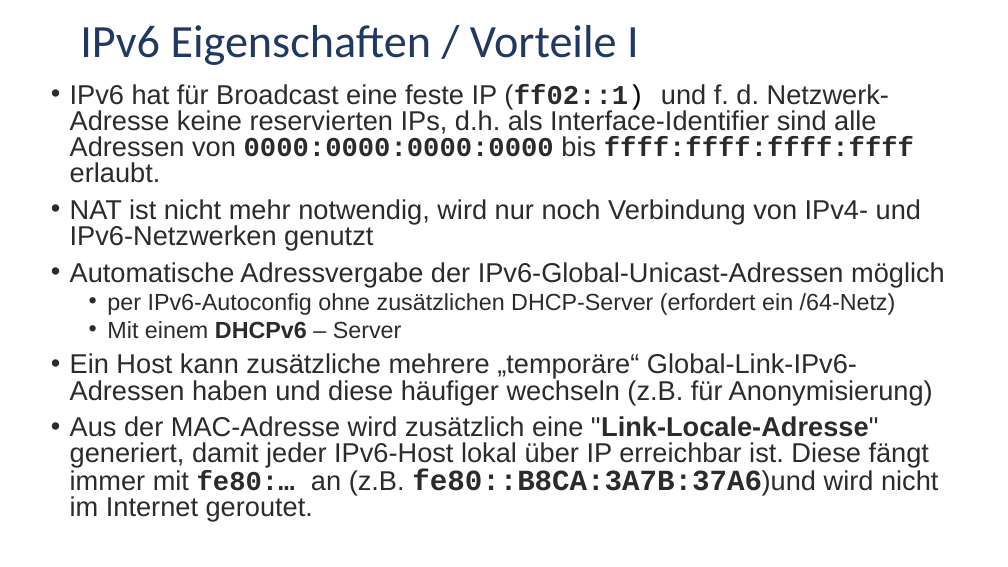
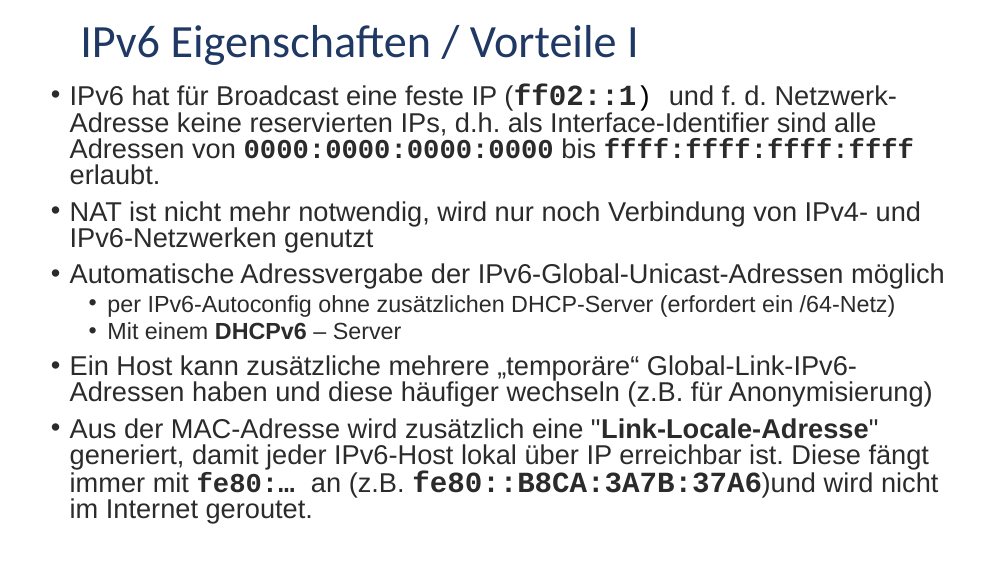
Before and after one commit to MickyRoth/Presentations, a slide deck: slide 6 of IPv6.pptx. Drawn at 1008x567 pixels with LibreOffice and Linux fonts; fonts in the diff are those of the drawing. Boxes give left, top, right and bottom in pixels: in the first picture for what was removed or moved away, otherwise in the second. Text is boxed around its words. In the diff, an @@ line names an element or a change of style, - is before the commit and + after.

```diff
--- a/IPv6.pptx
+++ b/IPv6.pptx
@@ text at (70,84,914,185): size 25.9 to 27.8 pt in "(ff02::1)" @@
```
Also in this commit, not shown: 2 other slides changed, 3 other files.
